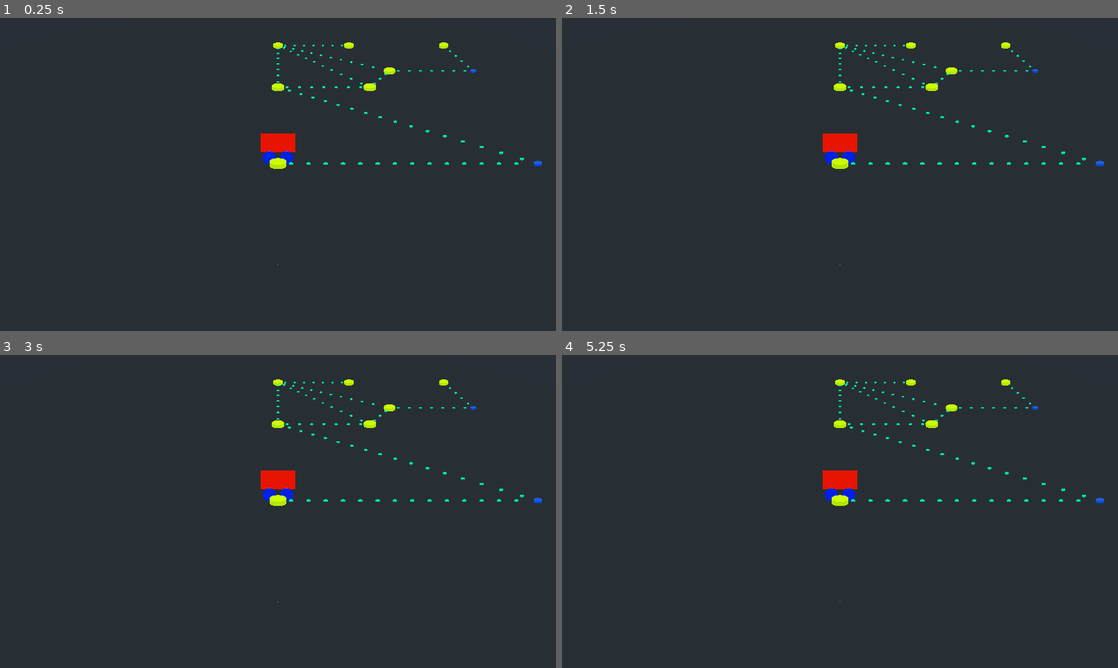
Above: before the commit, frames 1-4 (two rows, left to right).
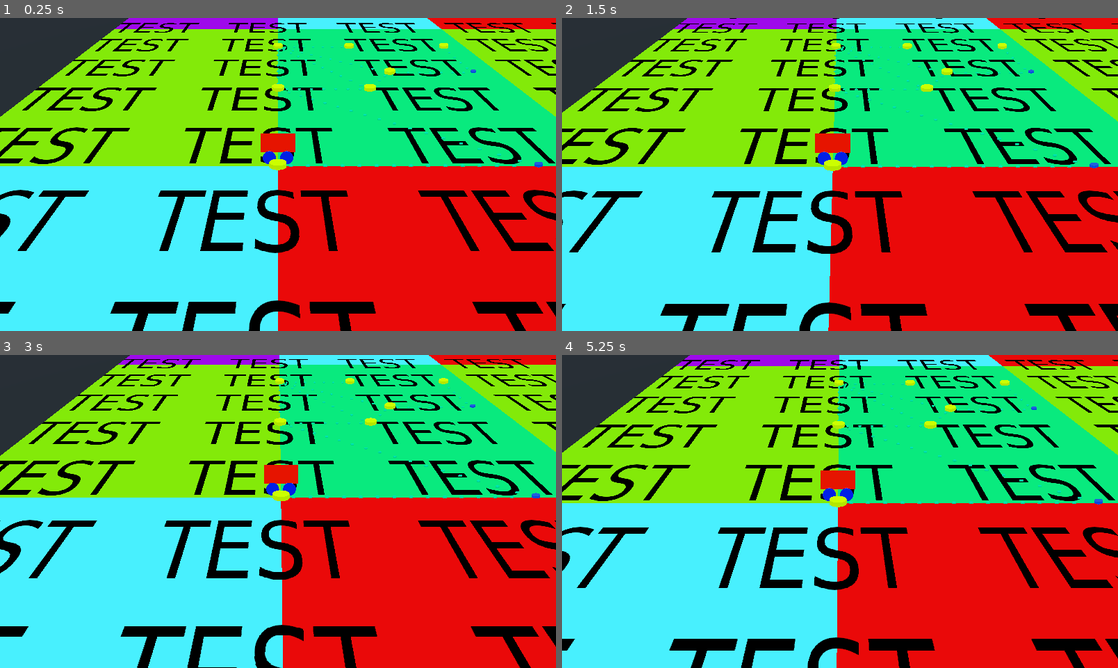
Above: after the commit, the same moments.

Repository: Castlemark/JRPG-Builder
Game: Godot game, scene res://scenes/map/Map.tscn
The game is run twice, just before and just after one commit, with the same random seed, the same clock (stepped at 60 frames per second) and the same inputs.
Inputs (mouse positions are in pixels of both pictures, inside the frame that each line leads up to):
- Up to frame 1 (0.25 s): no input
- Up to frame 2 (1.5 s): tap Enter at 0.5 s; move the mouse to (962, 158) at 0.52 s; right-click (962, 158) at 0.6 s; click (962, 158) at 0.67 s; tap Space (reset_camera_map) at 1.25 s; move the mouse to (728, 190) at 1.27 s; click (728, 190) at 1.35 s
- Up to frame 3 (3 s): right-click (166, 527) at 1.55 s; move the mouse to (333, 442) at 2.02 s; right-click (333, 442) at 2.1 s; click (333, 442) at 2.17 s; tap Space (reset_camera_map) at 2.75 s; move the mouse to (250, 574) at 2.77 s; right-click (250, 574) at 2.85 s; click (250, 574) at 2.92 s
- Up to frame 4 (5.25 s): tap Space (reset_camera_map) at 3.5, 4.15 s; move the mouse to (1006, 558) at 3.52 s; press the mouse at (1006, 558) at 3.53 s; right-click (1006, 558) at 3.8 s; move the mouse to (673, 464) at 4.27 s; release the mouse at (673, 464) at 4.28 s; right-click (673, 464) at 4.35 s; click (673, 464) at 4.42 s; move the mouse to (867, 511) at 5.02 s; right-click (867, 511) at 5.1 s; click (867, 511) at 5.17 s

The runs differ from the first frame. In frame 1, 96% of the frame differs, in the area x 0-100%, y 0-100%; in frame 2, 96%; in frame 3, 96%; in frame 4, 96%.

Commit message:
background art implemented
also upgraded camera movement

Diff:
--- a/campaigns/example_campaign/maps/example_map_1/map.json
+++ b/campaigns/example_campaign/maps/example_map_1/map.json
@@ -58,8 +58,7 @@
     ],
     "backgroung_info":
     {
-        "height": 10,
-        "width" : 10,
-        "total_tiles": 95
+        "x_offset": 1,
+        "y_offset": 1
     }
 }
--- a/project.godot
+++ b/project.godot
@@ -9,6 +9,11 @@
 config_version=4
 
 _global_script_classes=[ {
+"base": "Sprite3D",
+"class": "Background_Tile",
+"language": "GDScript",
+"path": "res://scripts/Background_Tile.gd"
+}, {
 "base": "Position3D",
 "class": "Between_node",
 "language": "GDScript",
@@ -40,6 +45,7 @@
 "path": "res://scripts/Utils.gd"
 } ]
 _global_script_class_icons={
+"Background_Tile": "",
 "Between_node": "",
 "Map": "",
 "Map_Camera": "",
@@ -58,6 +64,11 @@
 
 Game_Manager="*res://scenes/singletons/Game_Manager.tscn"
 
+[debug]
+
+gdscript/warnings/unused_argument=false
+gdscript/warnings/return_value_discarded=false
+
 [display]
 
 window/size/width=1280
@@ -74,7 +85,7 @@
 "detect_3d": false,
 "flags/anisotropic": false,
 "flags/filter": true,
-"flags/mipmaps": true,
+"flags/mipmaps": false,
 "flags/repeat": true,
 "flags/srgb": 1,
 "process/HDR_as_SRGB": false,
@@ -98,7 +109,13 @@
 "events": [ Object(InputEventKey,"resource_local_to_scene":false,"resource_name":"","device":0,"alt":false,"shift":false,"control":false,"meta":false,"command":false,"pressed":false,"scancode":32,"unicode":0,"echo":false,"script":null)
  ]
 }
+"click right mouse"={
+"deadzone": 0.5,
+"events": [ Object(InputEventMouseButton,"resource_local_to_scene":false,"resource_name":"","device":-1,"alt":false,"shift":false,"control":false,"meta":false,"command":false,"button_mask":0,"position":Vector2( 0, 0 ),"global_position":Vector2( 0, 0 ),"factor":1.0,"button_index":2,"pressed":false,"doubleclick":false,"script":null)
+ ]
+}
 
 [rendering]
 
+quality/filters/anisotropic_filter_level=1
 environment/default_environment="res://default_env.tres"
--- /dev/null
+++ b/scenes/map/Background_Tile.tscn
@@ -0,0 +1,13 @@
+[gd_scene load_steps=3 format=2]
+
+[ext_resource path="res://default_assets/map/map.png" type="Texture" id=1]
+[ext_resource path="res://scripts/Background_Tile.gd" type="Script" id=2]
+
+[node name="Backgorund_Tile" type="Sprite3D"]
+centered = false
+axis = 1
+alpha_cut = 1
+texture = ExtResource( 1 )
+region_enabled = true
+region_rect = Rect2( 0, 0, 1000, 1000 )
+script = ExtResource( 2 )
--- a/scenes/map/Map.tscn
+++ b/scenes/map/Map.tscn
@@ -8,26 +8,20 @@
 script = ExtResource( 1 )
 
 [node name="Navigation_Nodes" type="Spatial" parent="."]
-transform = Transform( 1, 0, 0, 0, 1, 0, 0, 0, 1, 0, 0, 0 )
+transform = Transform( 1, 0, 0, 0, 1, 0, 0, 0, 1, 0, 0.25, 0 )
 
 [node name="Movables" type="Spatial" parent="."]
 transform = Transform( 1, 0, 0, 0, 0.5, 0.866025, 0, -0.866025, 0.5, 0, 0, 0 )
 
 [node name="Between_Nodes" type="Spatial" parent="."]
-transform = Transform( 1, 0, 0, 0, 1, 0, 0, 0, 1, 0, 0, 0 )
 
-[node name="Background" type="GridMap" parent="."]
-data = {
-"cells": PoolIntArray(  )
-}
-__meta__ = {
-"_editor_clip_": 0
-}
+[node name="Backgorund" type="Spatial" parent="."]
+transform = Transform( 4, 0, 0, 0, 4, 0, 0, 0, 4, 0, -0.1, 0 )
 
 [node name="Details" type="Spatial" parent="."]
 
 [node name="Player_Avatar" parent="." instance=ExtResource( 2 )]
-transform = Transform( 1, 0, 0, 0, 1, -5.06639e-07, 0, 5.06639e-07, 1, 0, 0, 0 )
+transform = Transform( 1, 0, 0, 0, 1, -5.06639e-007, 0, 5.06639e-007, 1, 0, 0, 0 )
 
 [node name="Camera" type="Camera" parent="Player_Avatar"]
 editor/display_folded = true
--- a/scenes/map/Navigation_Node.tscn
+++ b/scenes/map/Navigation_Node.tscn
@@ -14,11 +14,9 @@
 [node name="Events" type="Spatial" parent="."]
 
 [node name="Clickable_Navigation" type="Area" parent="."]
-input_ray_pickable = true
 input_capture_on_drag = true
 
 [node name="CollisionShape" type="CollisionShape" parent="Clickable_Navigation"]
-transform = Transform( -1.18021e-08, 0, 0.75, 0, 0.7, 0, -0.27, 0, -3.27835e-08, 0, 0, 0 )
+transform = Transform( -1.18021e-008, 0, 0.75, 0, 0.7, 0, -0.27, 0, -3.27835e-008, 0, 0, 0 )
 shape = SubResource( 1 )
-
 [connection signal="input_event" from="Clickable_Navigation" to="." method="_on_Clickable_Navigation_input_event"]
--- /dev/null
+++ b/scripts/Background_Tile.gd
@@ -0,0 +1,13 @@
+extends Sprite3D
+
+class_name Background_Tile
+
+func initialize(tex_region: Vector2, img: Texture, position: Vector2):
+
+	set_up_skin(img)
+	region_rect.position = tex_region
+	translation = Vector3(position.x, 0, -position.y)
+
+func set_up_skin(img: Texture):
+	if img != null:
+		texture = img
--- a/scripts/Camera.gd
+++ b/scripts/Camera.gd
@@ -2,22 +2,19 @@
 
 class_name Map_Camera
 
-const MOVE_MARGIN : float = 0.1
-const SPEED : int = 6
+const SPEED : int = 12
+const MAX_ACC : int = 48
+const INCREMENT_ACC : float = 0.5
 
 var original_position : Vector3
 
 var height : int
 var width : int
 
-var margin_up : int
-var margin_down : int
-var margin_right : int
-var margin_left : int
+var direction : Vector3
+var acceleration : float
 
-var direction : Vector3
-
-var should_move : bool
+var trigger_move : bool
 
 onready var tween : Tween = $Tween as Tween
 
@@ -27,44 +24,39 @@
 	height = get_viewport().get_visible_rect().size.y
 	width = get_viewport().get_visible_rect().size.x
 
-	margin_up = int(height * MOVE_MARGIN)
-	margin_down = int(height - height * MOVE_MARGIN)
-	margin_left = int(height * MOVE_MARGIN)
-	margin_right = int(width - height * MOVE_MARGIN)
+	get_tree().root.connect("size_changed", self, "on_window_resize")
 
 	direction = Vector3(0, 0, 0)
+	acceleration = 0.0
 
-	should_move = false
+	trigger_move = false
 
 func _input(event: InputEvent) -> void:
-	if event is InputEventMouseMotion:
-		direction = calculate_motion_direction(event.position)
-
 	if Input.is_action_just_pressed("reset_camera_map") and has_camera_moved():
 		return_to_original_position()
 
+	if Input.is_action_just_pressed("click right mouse"):
+		trigger_move = true
+	if Input.is_action_just_released("click right mouse"):
+		trigger_move = false
+		acceleration = 0.0
+
 
 func _process(delta: float) -> void:
-	if should_move:
-		global_translate(SPEED * delta * direction)
+	if trigger_move:
+		if acceleration < MAX_ACC:
+			acceleration += INCREMENT_ACC
+
+		direction = calculate_motion_direction(get_viewport().get_mouse_position())
+		global_translate((SPEED + acceleration) * delta * direction)
+
 
 func calculate_motion_direction(position : Vector2) -> Vector3:
-	var direction := Vector3(0, 0, 0)
+	var direction2D := position - Vector2(width/2, height/2)
 
-	if position.y< margin_up:
-		direction += Vector3(0, 0, -1)
-	elif position.y > margin_down:
-		direction += Vector3(0, 0, 1)
+	direction2D = direction2D.normalized()
 
-	if position.x < margin_left:
-		direction += Vector3(-1, 0, 0)
-	elif position.x > margin_right:
-		direction += Vector3(1, 0, 0)
-
-	if direction != Vector3(0, 0, 0):
-		should_move = true
-
-	return direction
+	return Vector3(direction2D.x, 0 , direction2D.y)
 
 func has_camera_moved() -> bool:
 	return translation != original_position
@@ -72,3 +64,7 @@
 func return_to_original_position() -> void:
 	tween.interpolate_property(self, "translation", translation, original_position, 1.0, Tween.TRANS_CUBIC, Tween.EASE_IN_OUT)
 	tween.start()
+
+func on_window_resize():
+	height = get_viewport().get_visible_rect().size.y
+	width = get_viewport().get_visible_rect().size.x
--- a/scripts/Map.gd
+++ b/scripts/Map.gd
@@ -2,12 +2,16 @@
 
 class_name Map
 
+const TILE_SIZE = 1000
+
 var navigation_node_res : Resource = preload("res://scenes/map/Navigation_Node.tscn")
 var between_node_res : Resource = preload("res://scenes/map/Between_node.tscn")
+var background_tile_res : Resource = preload("res://scenes/map/Background_Tile.tscn")
 
 onready var GM : Node
 onready var navigation_nodes : Spatial
 onready var between_nodes : Spatial
+onready var background : Spatial
 onready var player_avatar : Player_Avatar
 onready var camera : Map_Camera
 
@@ -15,12 +19,14 @@
 var intersection_img : Texture
 var between_img : Texture
 var avatar_img : Texture
+var map_img : Texture
 
 
 func initialize(map_name : String, acces_point : int):
 	player_avatar = $Player_Avatar as Player_Avatar
 	navigation_nodes = $Navigation_Nodes as Spatial
 	between_nodes = $Between_Nodes as Spatial
+	background = $Backgorund as Spatial
 	GM = $"/root/Game_Manager"
 	camera = $Player_Avatar/Camera as Map_Camera
 
@@ -30,9 +36,12 @@
 	intersection_img = Utils.load_img("res://campaigns/" + GM.campaign_name + "/maps/" + map_name + "/map_nodes/node_intersection.png")
 	between_img = Utils.load_img("res://campaigns/" + GM.campaign_name + "/maps/" + map_name + "/map_nodes/node_between.png")
 	avatar_img = Utils.load_img("res://campaigns/" + GM.campaign_name + "/maps/" + map_name + "/player_avatar.png")
+	map_img = Utils.load_img("res://campaigns/" + GM.campaign_name + "/maps/" + map_name + "/map.png")
 
 	instantiate_navigation_nodes(map_data.navigation_nodes as Array)
 	instantiate_between_nodes(map_data.navigation_nodes as Array)
+	instantiate_background_map(Vector2(map_data.backgroung_info.x_offset, map_data.backgroung_info.y_offset))
+
 
 	player_avatar.initialize(navigation_nodes.get_child(acces_point), avatar_img)
 
@@ -71,6 +80,20 @@
 
 		counter += 1
 
+func instantiate_background_map(offset : Vector2):
+	var map_size := Vector2(4000, 4000)
+	if map_img != null:
+		map_size = map_img.get_size()
+
+	for i in range(0, map_size.x, 1000):
+		for j in range(0, map_size.y, 1000):
+			var back_tile = background_tile_res.instance()
+
+			back_tile.initialize(Vector2(i, j),
+			                     map_img,
+			                     Vector2(i/100 - 10 * offset.x, map_size.y/100 - j/100 - 10 * (offset.y + 1)))
+			background.add_child(back_tile, true)
+
 func _on_Navigation_Node_clicked_destination(node : Navigation_Node) -> void:
 	if node.is_connected_to(player_avatar.current_node, navigation_nodes.get_children()) and !player_avatar.is_moving():
 		camera.return_to_original_position()
--- a/scripts/Navigation_Node.gd
+++ b/scripts/Navigation_Node.gd
@@ -54,10 +54,6 @@
 			return true
 	return false
 
-#warning-ignore:unused_argument
-#warning-ignore:unused_argument
-#warning-ignore:unused_argument
-#warning-ignore:unused_argument
 func _on_Clickable_Navigation_input_event(camera: Node, event: InputEvent, click_position: Vector3, click_normal: Vector3, shape_idx: int) -> void:
 	if event.is_action_pressed("click left mouse"):
 		emit_signal("clicked_destination", self)
--- a/scripts/Player_Avatar.gd
+++ b/scripts/Player_Avatar.gd
@@ -11,14 +11,14 @@
 	tween = $Tween as Tween
 	skin = $Skin as Sprite3D
 
-	translation = nav_node.translation + Vector3(0, 0, 0.1)
+	translation = nav_node.translation + Vector3(0, 0.26, 0)
 	current_node = nav_node
 
 	if avatar_img != null:
 		skin.texture = avatar_img
 
 func move_to_pos(destination_node : Position3D ) -> void:
-	var target := destination_node.translation + Vector3(0, 0, 0.1)
+	var target := destination_node.translation + Vector3(0, 0.26, 0)
 	var origin := translation
 
 	var duration : float = (destination_node.translation - translation).length() / 10.0
Binary file added: Untitled.png
Not shown, added: Untitled.png.import
Binary file added: campaigns/example_campaign/maps/example_map_1/map.png
Not shown, added: campaigns/example_campaign/maps/example_map_1/map.png.import
Binary file added: default_assets/map/map.png
Not shown, added: default_assets/map/map.png.import
Not shown, changed: BIBLIOGRAPHY.md
Not shown, changed: README.md
